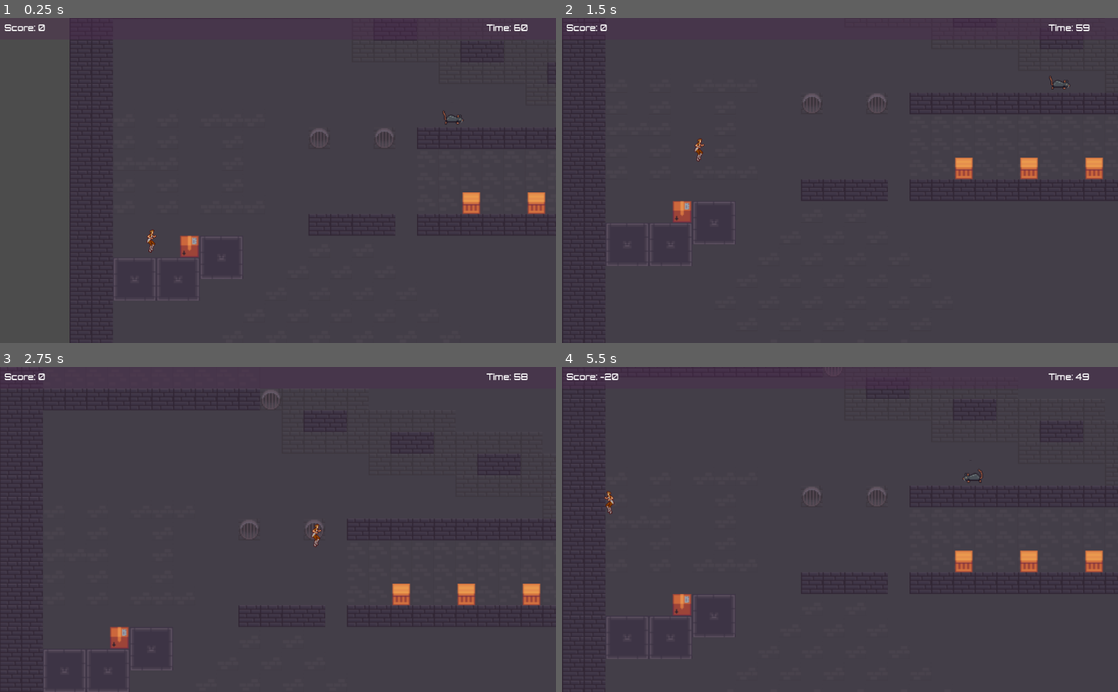
Above: before the commit, frames 1-4 (two rows, left to right).
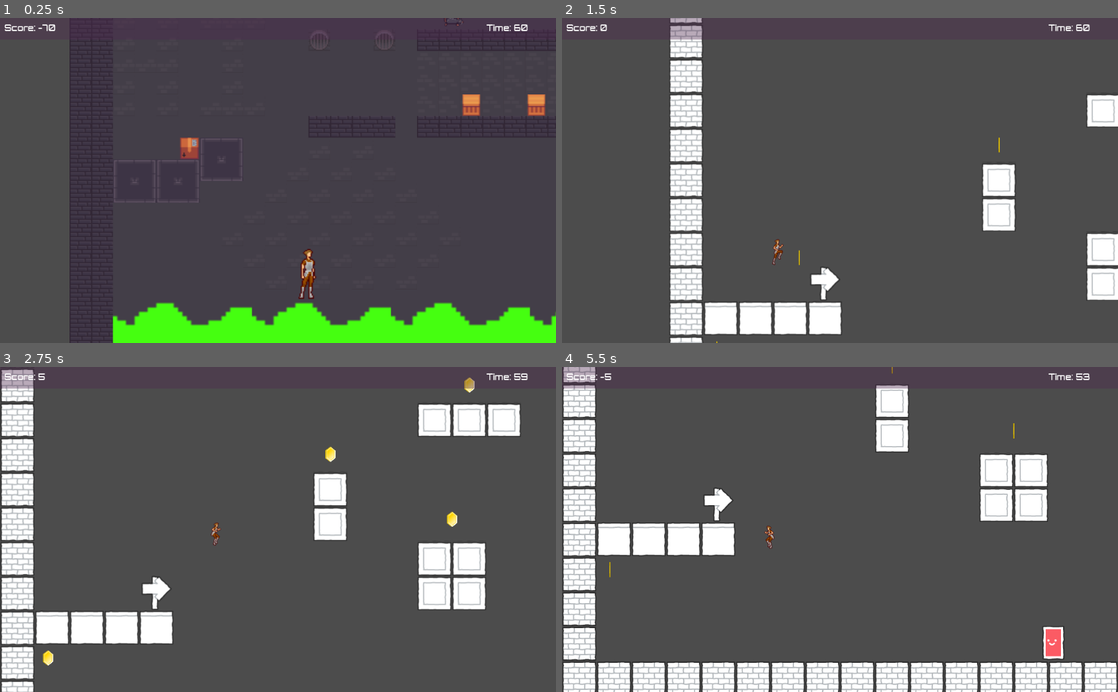
Above: after the commit, the same moments.

Repository: NelsonAlemanMoreno/Final-Project-Time_for_Dinner
Game: Godot game, scene res://Levels/Level3.tscn
Two runs of this game, one before a commit and one after it. Both use one fixed random seed, a clock stepped at 60 frames per second and the inputs below. This scene is started directly instead of the project's main scene. The engine's default icon, where the game draws it, is replaced by a stand-in: a white triangle on a blue panel in a dark square.
Inputs (mouse positions are in pixels of both pictures, inside the frame that each line leads up to):
- Up to frame 1 (0.25 s): no input
- Up to frame 2 (1.5 s): hold D (right) 0.53-1.25 s; hold W (jump) 0.53-1.25 s; click (745, 154) at 1.25 s, where only the run after the commit has a clickable "RESTART"
- Up to frame 3 (2.75 s): hold D (right) from 2.03 s (still down); tap W (jump) at 2.1, 2.27, 2.57 s
- Up to frame 4 (5.5 s): release D (right) at 2.78 s; hold A (left) 2.78-3.53 s; hold W (jump) 2.78-3.53 s; hold D (right) 3.53-5.03 s; tap W (jump) at 3.6, 3.77, 4.07, 5.1, 5.27 s; hold W (jump) 4.28-5.03 s; hold A (left) from 5.03 s (still down)

The runs differ from the first frame. In frame 1, 9.2% of the frame differs, in the area x 6-100%, y 0-100%; in frame 2, 18%; in frame 3, 20%; in frame 4, 25%, in the area x 0-100%, y 0-100%.

Commit message:
Level 3 - near completion

Diff:
--- a/Enemy/ECL3.gd
+++ b/Enemy/ECL3.gd
@@ -3,4 +3,33 @@
 onready var Turret = load("res://Enemy/Turret.tscn")
 
 func _physics_process(_delta):
-	pass
+	if not has_node("Turret"):
+		var turret = Turret.instance()
+		turret.name = "Turret"
+		turret.rotation = (3*PI)/2
+		turret.position = Vector2(2200, 216)
+		add_child(turret)
+	if not has_node("Turret2"):
+		var turret2 = Turret.instance()
+		turret2.name = "Turret2"
+		turret2.rotation = (3*PI)/2
+		turret2.position = Vector2(3736, -936)
+		add_child(turret2)
+	if not has_node("Turret3"):
+		var turret3 = Turret.instance()
+		turret3.name = "Turret3"
+		turret3.rotation = PI/2
+		turret3.position = Vector2(344, -808)
+		add_child(turret3)
+	if not has_node("Turret4"):
+		var turret4 = Turret.instance()
+		turret4.name = "Turret4"
+		turret4.rotation = 2*PI
+		turret4.position = Vector2(728, -1384)
+		add_child(turret4)
+	if not has_node("Turret5"):
+		var turret5 = Turret.instance()
+		turret5.name = "Turret5"
+		turret5.rotation = (3*PI)/2
+		turret5.position = Vector2(3672, -1512)
+		add_child(turret5)
--- a/Enemy/Wheel.gd
+++ b/Enemy/Wheel.gd
@@ -1,4 +1,4 @@
-dextends Area2D
+extends Area2D
 
 export var con_left = Vector2(0, 0)
 export var con_right = Vector2(0, 0)
--- a/Player/PCL3.gd
+++ b/Player/PCL3.gd
@@ -1,7 +1,9 @@
 extends Node2D
 
 onready var Player = load("res://Player/Player.tscn")
-var starting_position = Vector2(54,36)
+var starting_position = Vector2(200,200)
+var first_time = true
+var door2 = true
 
 func _ready():
 	pass
@@ -9,23 +11,20 @@
 func _physics_process(_delta):
 	if not has_node("Player"):
 		var player = Player.instance()
-		player_properties(player)
+		player.position = starting_position
+		player.name = "Player"
 		add_child(player)
 
-func player_properties(player):
 
-	player.scale.x = 0.5
-	player.scale.y = 0.5
-	player.position = starting_position
-	player.name = "Player"
+func _on_Door1_body_entered(body):
+	if body.name == "Player" and first_time:
+		starting_position = Vector2(3488, -768)
+		Global.time += 30
+		first_time = false
 
-	player.gravity = Vector2(0, 20)
 
-	player.move_speed = 15
-	player.max_move = 200
-
-	player.jump_speed = 150
-	player.max_jump = 450
-
-	player.leap_speed = 150
-	player.max_leap = 450
+func _on_Door2_body_entered(body):
+	if body.name == "Player" and door2:
+		starting_position = Vector2(160, -1472)
+		Global.time += 20
+		door2 = false
